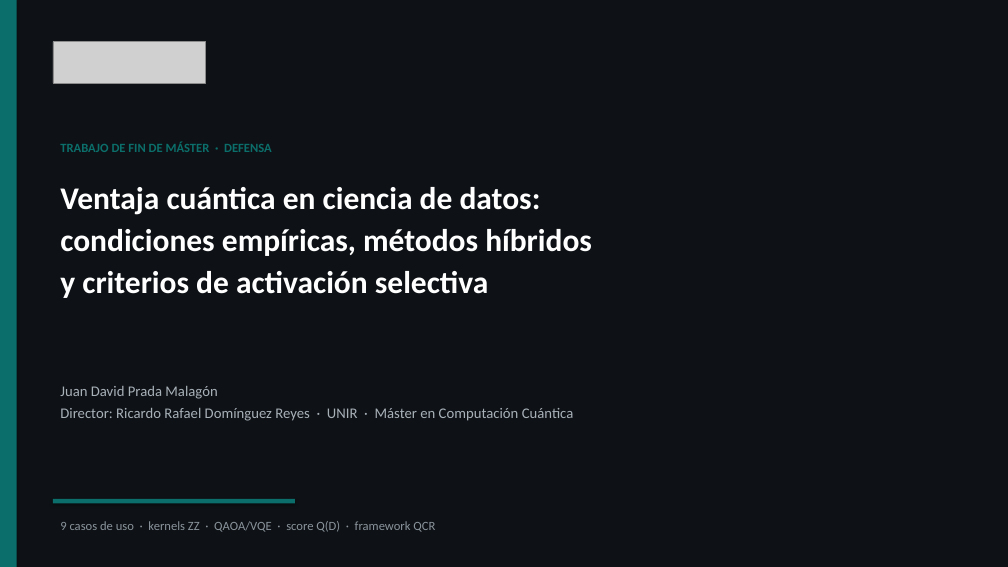
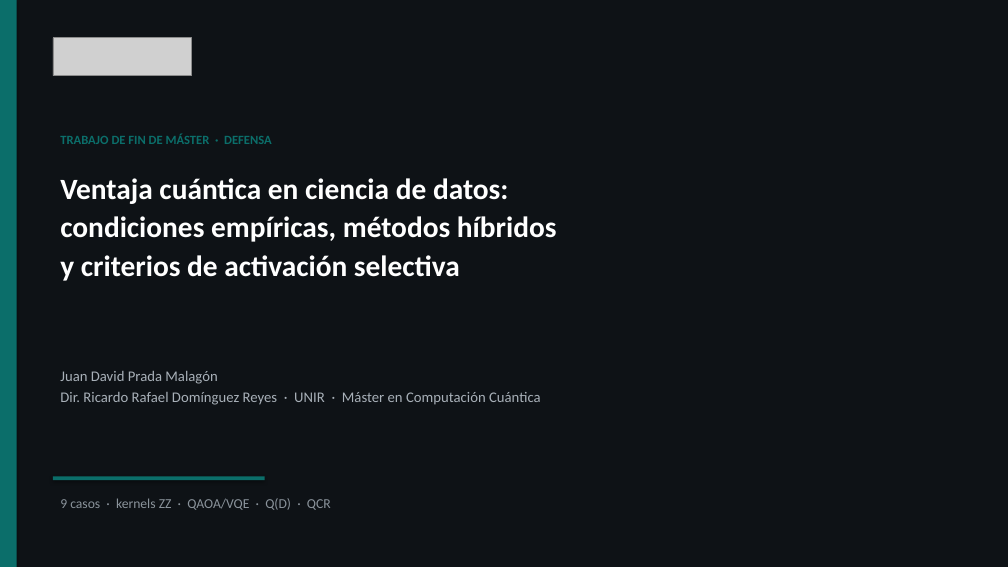
Before and after one commit to juandapradam12/OldUNIR-MasterQC-QuantumAdvantageInDataScienceOld, a slide deck: slide 1 of Entregas/Defensa/Defensa_TFM_QuantumAdvantage.pptx. Drawn at 1008x567 pixels with LibreOffice and Linux fonts; fonts in the diff are those of the drawing; grey boxes stand for pictures. Boxes give left, top, right and bottom in pixels: in the first picture for what was removed or moved away, otherwise in the second. Text is boxed around its words. In the diff, an @@ line names an element or a change of style, - is before the commit and + after.

```diff
--- a/Entregas/Defensa/Defensa_TFM_QuantumAdvantage.pptx
+++ b/Entregas/Defensa/Defensa_TFM_QuantumAdvantage.pptx
@@ picture: place and size @@
-picture at bbox=[53, 42, 206, 83]
+picture at bbox=[53, 38, 192, 76]
@@ text "TRABAJO DE FIN DE MÁSTER ...": place and size @@
-text "TRABAJO DE FIN DE MÁSTER ..." at bbox=[60, 141, 272, 152]
+text "TRABAJO DE FIN DE MÁSTER ..." at bbox=[60, 134, 272, 144]
@@ text "TRABAJO DE FIN DE MÁSTER ..." at bbox=[60, 134, 272, 144]: less space between paragraphs @@
@@ text "Ventaja cuántica en ciencia de ...": place and size @@
-text "Ventaja cuántica en ciencia de ..." at bbox=[60, 187, 592, 298]
+text "Ventaja cuántica en ciencia de ..." at bbox=[60, 178, 557, 281]
@@ text "Ventaja cuántica en ciencia de ..." at bbox=[60, 178, 557, 281]: size 30 to 28 pt; less space between paragraphs @@
@@ text "Juan David Prada Malagón": place and size @@
-text "Juan David Prada Malagón" at bbox=[60, 386, 574, 421]
+text "Juan David Prada Malagón" at bbox=[60, 371, 541, 405]
@@ text at bbox=[60, 371, 217, 384]: less space between paragraphs @@
@@ text at bbox=[60, 392, 541, 405]: text changed @@
-Director: Ricardo Rafael Domínguez Reyes · UNIR · Máster en Computación Cuántica
+Dir. Ricardo Rafael Domínguez Reyes · UNIR · Máster en Computación Cuántica
@@ rectangle: place and size @@
-rectangle at bbox=[53, 499, 295, 504]
+rectangle at bbox=[53, 476, 265, 480]
@@ text at bbox=[60, 498, 331, 510]: text changed; size 12 to 13 pt @@
-9 casos de uso · kernels ZZ · QAOA/VQE · score Q(D) · framework QCR
+9 casos · kernels ZZ · QAOA/VQE · Q(D) · QCR
```
Also in this commit, not shown: 11 other slides changed, 8 slides added, 6 slides removed, 1 other file.
